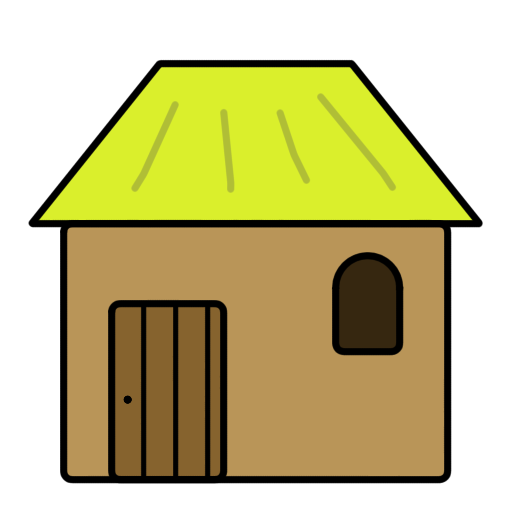
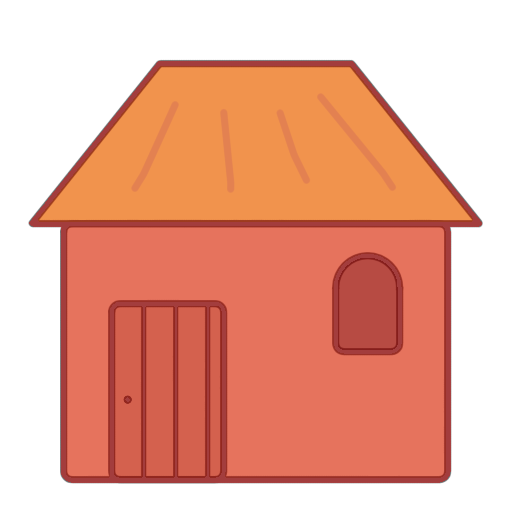
Before/after of a w=512, h=512 layered artwork. What changed in the layer stack:
added layer "Capa de pintura 1" (40%) above "Lineart" over [28,59,483,484]
"Lineart": opacity 100% → 60%, painted on it over [28,59,483,484]
"Color": opacity 100% → 60%, painted on it over [28,64,483,484]
